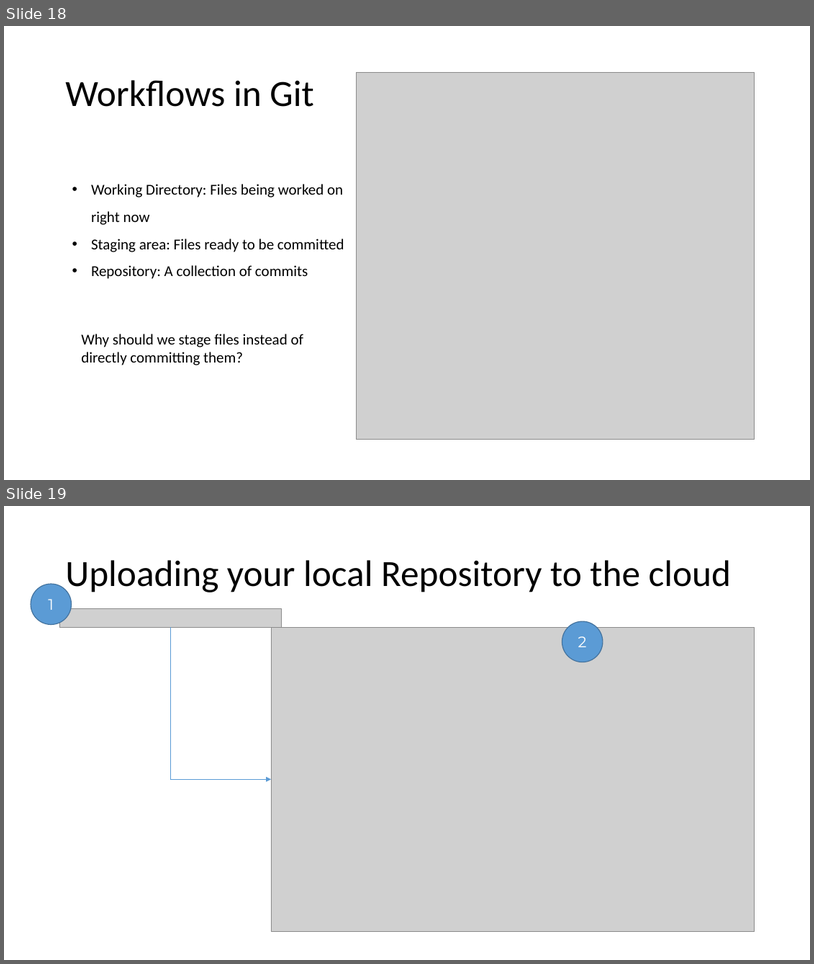
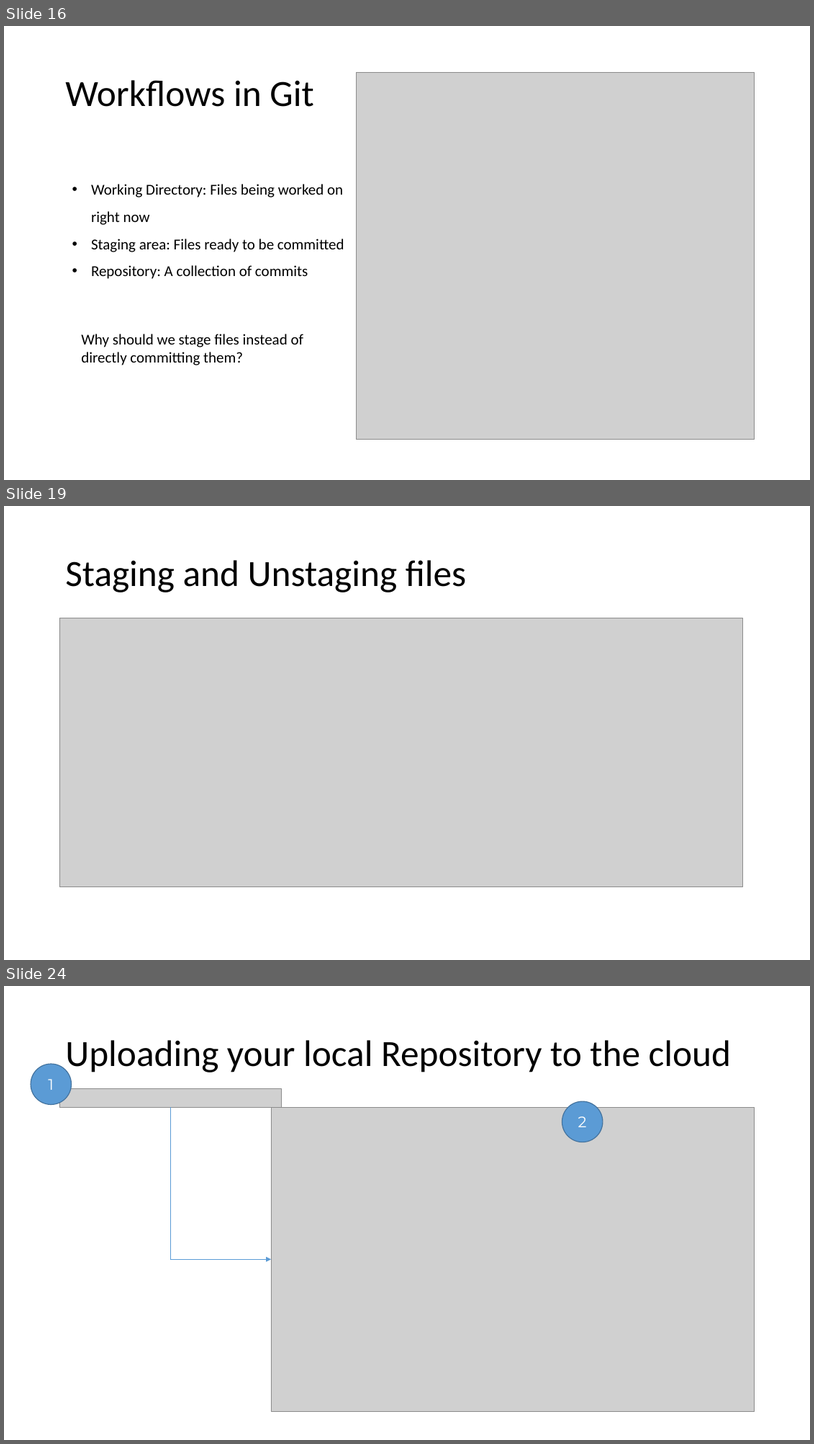
Before and after one commit to shabbir-hussain/ecse321tutorials, a slide deck: 01-githubTutorial1.pptx. Shown one above the other, each under a label of ours: slides 18 and 19 before the commit, slides 16, 19 and 24 after it; the slides between them are not shown. The pictures are 814x964 and 814x1444 pixels, drawn with LibreOffice and Linux fonts; fonts in the diff are those of the drawing; grey boxes stand for pictures. Boxes give left, top, right and bottom in pixels: in the first picture for what was removed or moved away, otherwise in the second. Text is boxed around its words. In the diff, an @@ line names an element or a change of style, - is before the commit and + after.

```diff
--- a/01-githubTutorial1.pptx
+++ b/01-githubTutorial1.pptx
@@ slide 19 added at <box>4,506,810,960</box>, background #FFFFFF @@
@@ title added at <box>65,560,466,592</box>, 44 pt, text #000000 @@
+Staging and Unstaging files
@@ picture added at <box>59,618,744,887</box> @@
@@ what was slide 18 is now slide 16 @@
@@ what was slide 19 is now slide 24 @@
```
Also in this commit, not shown: 3 slides changed, 6 other slides added, 2 slides removed, 1 other file.
